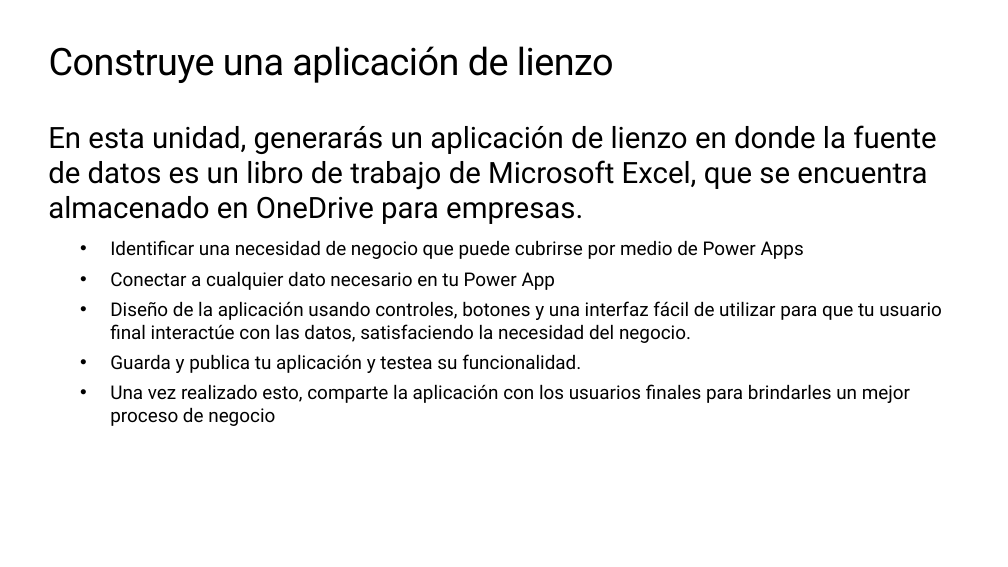
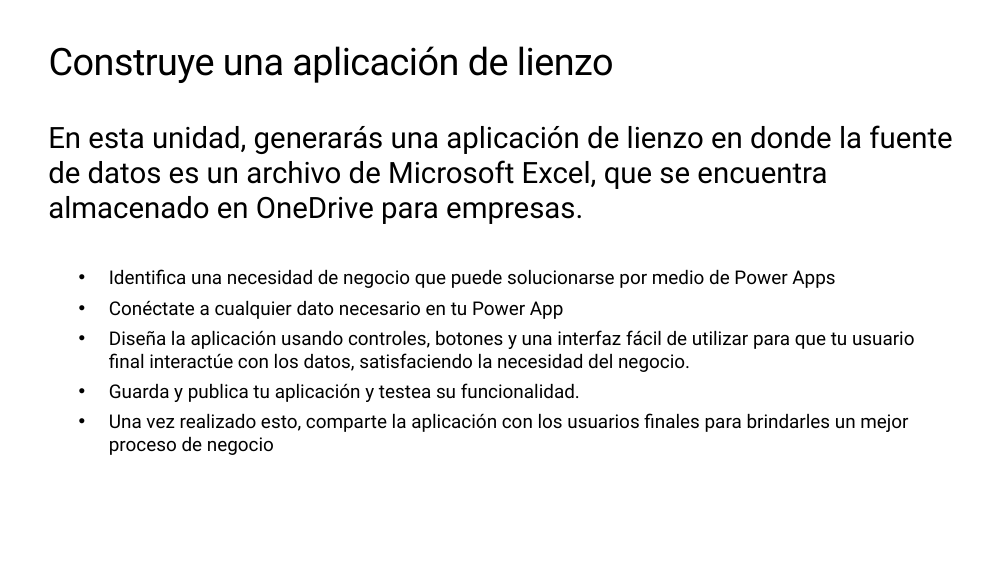
Before and after one commit to microsoft/workshop-library, a slide deck: slide 19 of full/power-platform-canvas-app/slides_es.pptx. Drawn at 1008x567 pixels with LibreOffice and Linux fonts; fonts in the diff are those of the drawing; background and template pictures are left out. Boxes give left, top, right and bottom in pixels: in the first picture for what was removed or moved away, otherwise in the second. Text is boxed around its words. In the diff, an @@ line names an element or a change of style, - is before the commit and + after.

```diff
--- a/full/power-platform-canvas-app/slides_es.pptx
+++ b/full/power-platform-canvas-app/slides_es.pptx
@@ text at box(48, 125, 952, 224): text changed @@
-En esta unidad, generarás un aplicación de lienzo en donde la fuente de datos es un libro de trabajo de Microsoft Excel, que se encuentra almacenado en OneDrive para empresas.
+En esta unidad, generarás una aplicación de lienzo en donde la fuente de datos es un archivo de Microsoft Excel, que se encuentra almacenado en OneDrive para empresas.
@@ text "Identifica una necesidad de negocio ...": place and size @@
-text "Identifica una necesidad de negocio ..." at box(110, 240, 942, 426)
+text "Identifica una necesidad de negocio ..." at box(109, 269, 915, 455)
@@ text at box(109, 269, 915, 372): text changed @@
-• Identificar una necesidad de negocio que puede cubrirse por medio de Power Apps
-• Conectar a cualquier dato necesario en tu Power App
-• Diseño de la aplicación usando controles, botones y una interfaz fácil de utilizar para que tu usuario final interactúe con las datos, satisfaciendo la necesidad del negocio.
+• Identifica una necesidad de negocio que puede solucionarse por medio de Power Apps
+• Conéctate a cualquier dato necesario en tu Power App
+• Diseña la aplicación usando controles, botones y una interfaz fácil de utilizar para que tu usuario final interactúe con los datos, satisfaciendo la necesidad del negocio.
```
Also in this commit, not shown: 21 other slides changed, 6 slides added, 6 slides removed.
